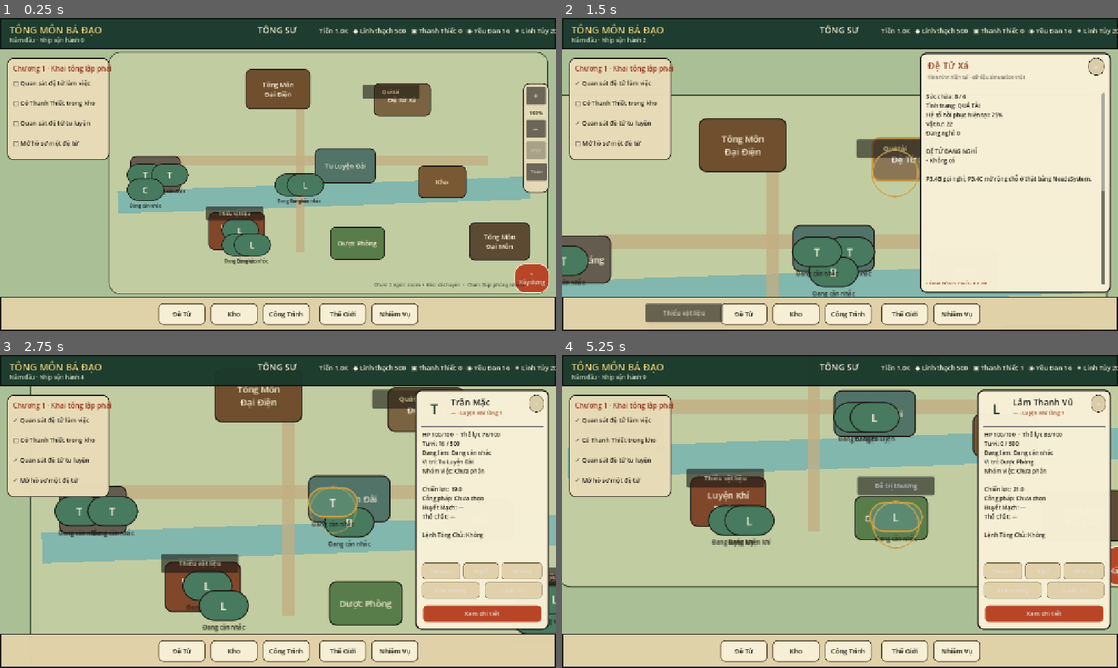
Above: before the commit, frames 1-4 (two rows, left to right).
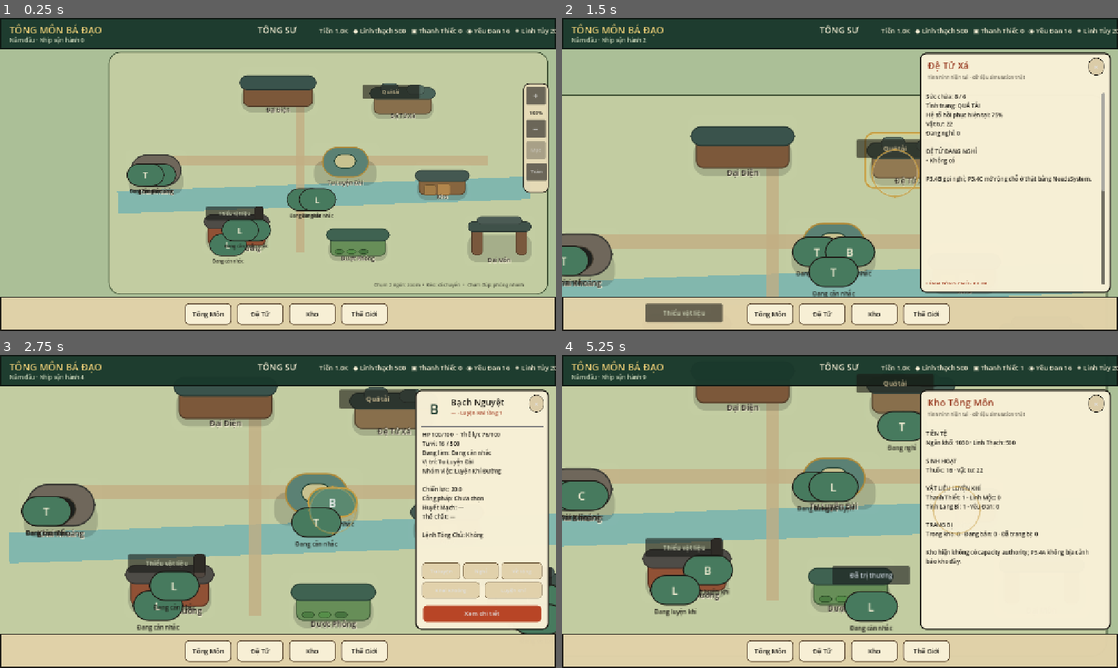
Above: after the commit, the same moments.

Repository: vuanhtuan161094-byte/TongMonBaDao
Game: Godot game, scene res://scenes/p3/p3_2_landscape_sect.tscn
The game is run twice, just before and just after one commit, with the same random seed, the same clock (stepped at 60 frames per second) and the same inputs.
Inputs (mouse positions are in pixels of both pictures, inside the frame that each line leads up to):
- Up to frame 1 (0.25 s): no input
- Up to frame 2 (1.5 s): click (962, 99) at 0.5 s, where only the run before the commit has a clickable "Đệ Tử Xá"; click (912, 158) at 1.25 s, where only the run before the commit has a clickable "Đệ Tử Xá"
- Up to frame 3 (2.75 s): click (272, 586) at 2 s, where only the run before the commit has a clickable "Tu Luyện Đài"
- Up to frame 4 (5.25 s): click (990, 411) at 2.75 s, where only the run before the commit has a clickable "Đệ Tử Xá"; click (912, 498) at 3.5 s, where only the run before the commit has a clickable "Tu Luyện Đài"; click "Kho" at 4.25 s; click (928, 602) at 5 s, where only the run before the commit has a clickable "Dược Phòng"

The runs differ from the first frame. In frame 1, 17% of the frame differs, in the area x 1-99%, y 12-99%; in frame 2, 12%; in frame 3, 25%; in frame 4, 47%, in the area x 0-100%, y 7-99%.

Commit message:
Productize P3 main shell and remove demo task UI

Diff:
--- a/godot/src/presentation/p3_1_landscape_sect.gd
+++ b/godot/src/presentation/p3_1_landscape_sect.gd
@@ -80,7 +80,6 @@
     _build_map_decoration()
     _build_buildings()
     _build_top_bar()
-    _build_task_rail()
     _build_bottom_bar()
 
     popup_layer = Control.new()
@@ -118,43 +117,136 @@
 
 func _build_buildings() -> void:
     var buildings := [
-        {"id":"main_hall", "name":"Tông Môn\nĐại Điện", "pos":Vector2(565, 118), "size":Vector2(150, 92), "color":Color(0.44, 0.31, 0.18, 1.0)},
-        {"id":"residence", "name":"Đệ Tử Xá", "pos":Vector2(860, 150), "size":Vector2(132, 76), "color":Color(0.48, 0.39, 0.25, 1.0)},
-        {"id":"cultivation", "name":"Tu Luyện Đài", "pos":Vector2(725, 300), "size":Vector2(140, 80), "color":Color(0.32, 0.45, 0.41, 1.0)},
-        {"id":"warehouse", "name":"Kho", "pos":Vector2(962, 340), "size":Vector2(112, 74), "color":Color(0.47, 0.35, 0.20, 1.0)},
-        {"id":"forge", "name":"Luyện Khí\nĐường", "pos":Vector2(480, 447), "size":Vector2(130, 86), "color":Color(0.50, 0.28, 0.17, 1.0)},
-        {"id":"medicine", "name":"Dược Phòng", "pos":Vector2(760, 480), "size":Vector2(126, 76), "color":Color(0.35, 0.49, 0.29, 1.0)},
-        {"id":"mine", "name":"Khai Khoáng", "pos":Vector2(300, 318), "size":Vector2(116, 82), "color":Color(0.39, 0.36, 0.31, 1.0)},
-        {"id":"gate", "name":"Tông Môn\nĐại Môn", "pos":Vector2(1080, 470), "size":Vector2(140, 88), "color":Color(0.36, 0.29, 0.20, 1.0)}
+        {"id":"main_hall", "name":"Đại Điện", "pos":Vector2(548, 112), "size":Vector2(184, 112), "body":Color(0.48, 0.34, 0.22, 1.0), "roof":Color(0.22, 0.32, 0.29, 1.0), "kind":"hall"},
+        {"id":"residence", "name":"Đệ Tử Xá", "pos":Vector2(848, 142), "size":Vector2(158, 96), "body":Color(0.53, 0.43, 0.29, 1.0), "roof":Color(0.28, 0.38, 0.34, 1.0), "kind":"residence"},
+        {"id":"cultivation", "name":"Tu Luyện Đài", "pos":Vector2(715, 288), "size":Vector2(160, 104), "body":Color(0.35, 0.50, 0.45, 1.0), "roof":Color(0.68, 0.61, 0.40, 1.0), "kind":"platform"},
+        {"id":"warehouse", "name":"Kho", "pos":Vector2(952, 332), "size":Vector2(132, 92), "body":Color(0.52, 0.39, 0.24, 1.0), "roof":Color(0.26, 0.34, 0.31, 1.0), "kind":"warehouse"},
+        {"id":"forge", "name":"Luyện Khí Đường", "pos":Vector2(466, 432), "size":Vector2(158, 112), "body":Color(0.56, 0.31, 0.20, 1.0), "roof":Color(0.30, 0.29, 0.27, 1.0), "kind":"forge"},
+        {"id":"medicine", "name":"Dược Phòng", "pos":Vector2(748, 466), "size":Vector2(152, 100), "body":Color(0.40, 0.55, 0.34, 1.0), "roof":Color(0.24, 0.38, 0.31, 1.0), "kind":"medicine"},
+        {"id":"mine", "name":"Khai Khoáng", "pos":Vector2(288, 304), "size":Vector2(142, 108), "body":Color(0.43, 0.40, 0.35, 1.0), "roof":Color(0.23, 0.24, 0.23, 1.0), "kind":"mine"},
+        {"id":"gate", "name":"Đại Môn", "pos":Vector2(1068, 454), "size":Vector2(164, 116), "body":Color(0.47, 0.34, 0.23, 1.0), "roof":Color(0.24, 0.31, 0.28, 1.0), "kind":"gate"}
     ]
 
-    for data in buildings:
-        var button := Button.new()
-        button.text = str(data["name"])
-        var building_position: Vector2 = data["pos"]
-        var building_size: Vector2 = data["size"]
-        var fill: Color = data["color"]
-        button.position = building_position
-        button.size = building_size
-        button.add_theme_font_size_override("font_size", 15)
-        button.add_theme_color_override("font_color", PAPER_LIGHT)
-        button.add_theme_color_override("font_hover_color", Color.WHITE)
-        button.add_theme_stylebox_override("normal", _style(fill, INK, 2, 12))
-        button.add_theme_stylebox_override("hover", _style(fill.lightened(0.10), GOLD, 3, 12))
-        button.add_theme_stylebox_override("pressed", _style(fill.darkened(0.10), GOLD, 3, 12))
-        var destination := StringName(data["id"])
-        button.pressed.connect(Callable(self, "_open_building").bind(destination))
-        map_layer.add_child(button)
-
-    var build_button := Button.new()
-    build_button.text = "+\nXây dựng"
-    build_button.position = Vector2(1184, 565)
-    build_button.size = Vector2(78, 68)
-    build_button.add_theme_font_size_override("font_size", 13)
-    build_button.add_theme_stylebox_override("normal", _style(CINNABAR, PAPER_LIGHT, 2, 24))
-    build_button.add_theme_stylebox_override("hover", _style(CINNABAR.lightened(0.08), GOLD, 3, 24))
-    build_button.pressed.connect(Callable(self, "_open_notice").bind("Xây dựng", "P3.1 khóa khung tương tác. Danh sách xây/nâng công trình sẽ nối ở P3.3."))
-    map_layer.add_child(build_button)
+    for data_value in buildings:
+        var data: Dictionary = data_value
+        _build_playable_building_token(data)
+
+func _build_playable_building_token(data: Dictionary) -> void:
+    var holder := Control.new()
+    var destination := StringName(data.get("id", ""))
+    holder.name = "BuildingToken_%s" % str(destination)
+    holder.position = Vector2(data.get("pos", Vector2.ZERO))
+    holder.size = Vector2(data.get("size", Vector2(140, 96)))
+    holder.mouse_filter = Control.MOUSE_FILTER_PASS
+    map_layer.add_child(holder)
+
+    var body: Color = data.get("body", Color(0.5, 0.4, 0.3, 1.0))
+    var roof: Color = data.get("roof", Color(0.25, 0.32, 0.28, 1.0))
+    var kind := str(data.get("kind", "hall"))
+    var w := holder.size.x
+    var h := holder.size.y
+
+    var shadow := Panel.new()
+    shadow.position = Vector2(8, h * 0.32 + 8)
+    shadow.size = Vector2(w - 16, h * 0.54)
+    shadow.mouse_filter = Control.MOUSE_FILTER_IGNORE
+    shadow.add_theme_stylebox_override("panel", _style(Color(0.10, 0.12, 0.10, 0.18), Color.TRANSPARENT, 0, 22))
+    holder.add_child(shadow)
+
+    match kind:
+        "platform":
+            var ring := Panel.new()
+            ring.position = Vector2(w * 0.16, 8)
+            ring.size = Vector2(w * 0.68, h * 0.68)
+            ring.mouse_filter = Control.MOUSE_FILTER_IGNORE
+            ring.add_theme_stylebox_override("panel", _style(body, GOLD.darkened(0.12), 3, 44))
+            holder.add_child(ring)
+            var core := Panel.new()
+            core.position = Vector2(w * 0.34, 25)
+            core.size = Vector2(w * 0.32, h * 0.32)
+            core.mouse_filter = Control.MOUSE_FILTER_IGNORE
+            core.add_theme_stylebox_override("panel", _style(Color(0.82, 0.78, 0.57, 0.92), JADE_DARK, 2, 28))
+            holder.add_child(core)
+        "mine":
+            var rock := Panel.new()
+            rock.position = Vector2(12, 10)
+            rock.size = Vector2(w - 24, h * 0.68)
+            rock.mouse_filter = Control.MOUSE_FILTER_IGNORE
+            rock.add_theme_stylebox_override("panel", _style(body, Color(0.22, 0.22, 0.20, 1.0), 3, 38))
+            holder.add_child(rock)
+            var mouth := Panel.new()
+            mouth.position = Vector2(w * 0.31, h * 0.30)
+            mouth.size = Vector2(w * 0.38, h * 0.40)
+            mouth.mouse_filter = Control.MOUSE_FILTER_IGNORE
+            mouth.add_theme_stylebox_override("panel", _style(Color(0.11, 0.12, 0.11, 1.0), Color(0.28, 0.25, 0.20, 1.0), 2, 24))
+            holder.add_child(mouth)
+        "gate":
+            _add_building_block(holder, Vector2(18, 22), Vector2(26, h * 0.60), body, 8)
+            _add_building_block(holder, Vector2(w - 44, 22), Vector2(26, h * 0.60), body, 8)
+            _add_building_block(holder, Vector2(9, 14), Vector2(w - 18, 24), roof, 10)
+            _add_building_block(holder, Vector2(30, 2), Vector2(w - 60, 19), roof.lightened(0.06), 9)
+        _:
+            var base := Panel.new()
+            base.position = Vector2(12, h * 0.34)
+            base.size = Vector2(w - 24, h * 0.48)
+            base.mouse_filter = Control.MOUSE_FILTER_IGNORE
+            base.add_theme_stylebox_override("panel", _style(body, body.darkened(0.38), 2, 12))
+            holder.add_child(base)
+
+            var roof_panel := Panel.new()
+            roof_panel.position = Vector2(3, h * 0.18)
+            roof_panel.size = Vector2(w - 6, h * 0.30)
+            roof_panel.mouse_filter = Control.MOUSE_FILTER_IGNORE
+            roof_panel.add_theme_stylebox_override("panel", _style(roof, roof.darkened(0.35), 2, 18))
+            holder.add_child(roof_panel)
+
+            if kind == "residence":
+                _add_building_block(holder, Vector2(28, 8), Vector2(42, 24), roof.lightened(0.05), 10)
+                _add_building_block(holder, Vector2(w - 70, 12), Vector2(42, 22), roof.lightened(0.05), 10)
+            elif kind == "warehouse":
+                _add_building_block(holder, Vector2(24, h * 0.56), Vector2(28, 24), Color(0.63, 0.48, 0.27, 1.0), 4)
+                _add_building_block(holder, Vector2(55, h * 0.53), Vector2(30, 27), Color(0.69, 0.52, 0.29, 1.0), 4)
+            elif kind == "forge":
+                _add_building_block(holder, Vector2(w - 38, 2), Vector2(20, 40), Color(0.31, 0.27, 0.24, 1.0), 5)
+                _add_building_block(holder, Vector2(25, h * 0.59), Vector2(24, 17), Color(0.83, 0.42, 0.18, 1.0), 8)
+            elif kind == "medicine":
+                _add_building_block(holder, Vector2(22, h * 0.66), Vector2(22, 11), Color(0.29, 0.48, 0.25, 1.0), 6)
+                _add_building_block(holder, Vector2(50, h * 0.66), Vector2(22, 11), Color(0.33, 0.55, 0.28, 1.0), 6)
+                _add_building_block(holder, Vector2(78, h * 0.66), Vector2(22, 11), Color(0.27, 0.45, 0.24, 1.0), 6)
+
+    var name_plate := Label.new()
+    name_plate.text = str(data.get("name", destination))
+    name_plate.position = Vector2(4, h - 25)
+    name_plate.size = Vector2(w - 8, 24)
+    name_plate.horizontal_alignment = HORIZONTAL_ALIGNMENT_CENTER
+    name_plate.vertical_alignment = VERTICAL_ALIGNMENT_CENTER
+    name_plate.add_theme_font_size_override("font_size", 13)
+    name_plate.add_theme_color_override("font_color", INK)
+    name_plate.add_theme_color_override("font_shadow_color", PAPER_LIGHT)
+    name_plate.add_theme_constant_override("shadow_offset_x", 1)
+    name_plate.add_theme_constant_override("shadow_offset_y", 1)
+    name_plate.mouse_filter = Control.MOUSE_FILTER_IGNORE
+    holder.add_child(name_plate)
+
+    var hit := Button.new()
+    hit.name = "BuildingHit_%s" % str(destination)
+    hit.position = Vector2.ZERO
+    hit.size = holder.size
+    hit.text = ""
+    hit.tooltip_text = str(data.get("name", destination))
+    hit.add_theme_stylebox_override("normal", _style(Color(1, 1, 1, 0.01), Color(1, 1, 1, 0.0), 0, 14))
+    hit.add_theme_stylebox_override("hover", _style(Color(1, 0.92, 0.60, 0.07), GOLD, 3, 14))
+    hit.add_theme_stylebox_override("pressed", _style(Color(1, 0.85, 0.45, 0.10), GOLD, 3, 14))
+    hit.pressed.connect(Callable(self, "_open_building").bind(destination))
+    holder.add_child(hit)
+
+func _add_building_block(parent: Control, pos: Vector2, block_size: Vector2, fill: Color, radius: int) -> void:
+    var block := Panel.new()
+    block.position = pos
+    block.size = block_size
+    block.mouse_filter = Control.MOUSE_FILTER_IGNORE
+    block.add_theme_stylebox_override("panel", _style(fill, fill.darkened(0.35), 1, radius))
+    parent.add_child(block)
 
 func _build_top_bar() -> void:
     var top := Panel.new()
@@ -178,34 +270,26 @@
     resource_label.add_theme_color_override("font_color", PAPER_LIGHT)
 
 func _build_task_rail() -> void:
-    var rail := Panel.new()
-    rail.position = Vector2(16, 92)
-    rail.size = Vector2(236, 235)
-    rail.add_theme_stylebox_override("panel", _style(PAPER, INK, 2, 14))
-    add_child(rail)
-
-    var title := _label(rail, "Chương 1 · Khai tông lập phái", Vector2(14, 12), Vector2(208, 30), 16)
-    title.add_theme_color_override("font_color", CINNABAR.darkened(0.18))
-
-    task_label = _label(rail, "", Vector2(14, 48), Vector2(208, 170), 14)
-    task_label.autowrap_mode = TextServer.AUTOWRAP_WORD_SMART
-    task_label.add_theme_color_override("font_color", INK)
+    # P3.6A: the old proof checklist is intentionally hidden from normal play.
+    task_label = null
+
 
 func _build_bottom_bar() -> void:
     var bottom := Panel.new()
+    bottom.name = "PlayerBottomBar"
     bottom.position = Vector2(0, 642)
     bottom.size = Vector2(1280, 78)
     bottom.add_theme_stylebox_override("panel", _style(Color(0.88, 0.82, 0.66, 0.98), INK, 2, 0))
     add_child(bottom)
 
     var entries := [
-        {"text":"Đệ Tử", "x":365, "action":"disciples"},
-        {"text":"Kho", "x":485, "action":"warehouse"},
-        {"text":"Công Trình", "x":605, "action":"buildings"},
-        {"text":"Thế Giới", "x":735, "action":"world"},
-        {"text":"Nhiệm Vụ", "x":855, "action":"tasks"}
+        {"text":"Tông Môn", "x":425, "action":"home"},
+        {"text":"Đệ Tử", "x":545, "action":"disciples"},
+        {"text":"Kho", "x":665, "action":"warehouse"},
+        {"text":"Thế Giới", "x":785, "action":"world"}
     ]
-    for entry in entries:
+    for entry_value in entries:
+        var entry: Dictionary = entry_value
         var button := Button.new()
         button.text = str(entry["text"])
         button.position = Vector2(float(entry["x"]), 14)
@@ -217,8 +301,11 @@
         button.pressed.connect(Callable(self, "_bottom_action").bind(str(entry["action"])))
         bottom.add_child(button)
 
+
 func _bottom_action(action: String) -> void:
     match action:
+        "home":
+            _clear_popup()
         "disciples":
             var ids: Array = state.disciples.keys()
             ids.sort()
@@ -226,12 +313,9 @@
                 _open_disciple(StringName(ids[0]))
         "warehouse":
             _open_building(SectMapPresentation.DEST_WAREHOUSE)
-        "buildings":
-            _open_notice("Công trình", "Chạm trực tiếp từng công trình trên bản đồ để xem trạng thái thật. P3.3 sẽ thêm xây/nâng/phân người hàng loạt.")
         "world":
             _open_building(SectMapPresentation.DEST_GATE)
-        "tasks":
-            _open_notice("Nhiệm vụ", _task_text())
+
 
 func _spawn_all_disciples() -> void:
     var ids: Array = state.disciples.keys()
@@ -308,7 +392,8 @@
     ]
 
 func _refresh_tasks() -> void:
-    task_label.text = _task_text()
+    if task_label != null:
+        task_label.text = _task_text()
 
 func _task_text() -> String:
     var has_iron := int(state.sect.forge_materials.get("thanh_thiet", 0)) > 0
@@ -379,7 +464,7 @@
 func _building_detail(destination: StringName) -> String:
     match destination:
         SectMapPresentation.DEST_MAIN_HALL:
-            return "Đệ tử: %d/%d\nChính sách lao động: %s\nNgân khố: %d\n\nĐây là trung tâm quản trị tông môn. P3.1 chỉ đọc state thật; chức năng thăng cấp đại điện sẽ mở ở vòng công trình." % [state.disciples.size(), state.sect.disciple_capacity, str(state.sect.work_policy), state.sect.treasury]
+            return "Đệ tử: %d/%d\nChính sách lao động: %s\nNgân khố: %d\n\nTrung tâm điều hành các chính sách của tông môn." % [state.disciples.size(), state.sect.disciple_capacity, str(state.sect.work_policy), state.sect.treasury]
         SectMapPresentation.DEST_WAREHOUSE:
             return "Thanh Thiết: %d\nLinh Mộc: %d\nYêu Đan: %d\nLinh Tủy: %d\nLinh Thạch: %d\n\nSố liệu lấy trực tiếp từ kho/economy hiện tại." % [
                 int(state.sect.forge_materials.get("thanh_thiet", 0)),
@@ -568,7 +653,7 @@
     _open_disciple(selected_id)
 
 func _tab_notice(tab_name: String) -> void:
-    _open_notice(tab_name, "P3.1 đã khóa vị trí tab và hierarchy giống UX tham chiếu. Nội dung sâu của tab này sẽ dùng các hệ simulation hiện có trong các pass kế tiếp.")
+    _open_notice(tab_name, "Mục này chưa có nội dung quản lý riêng.")
 
 func _open_notice(title_text: String, body: String) -> void:
     _clear_popup()
